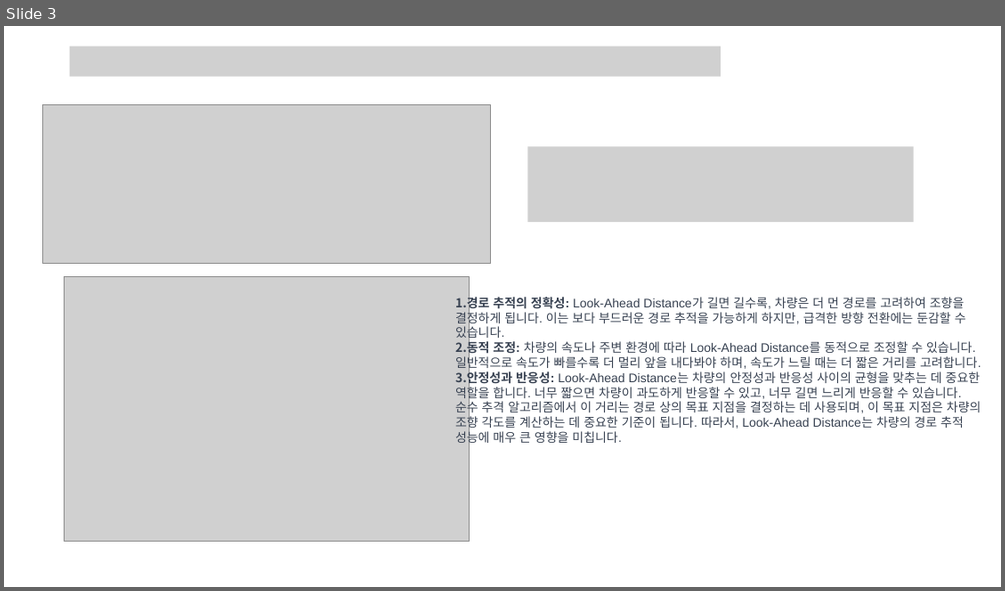
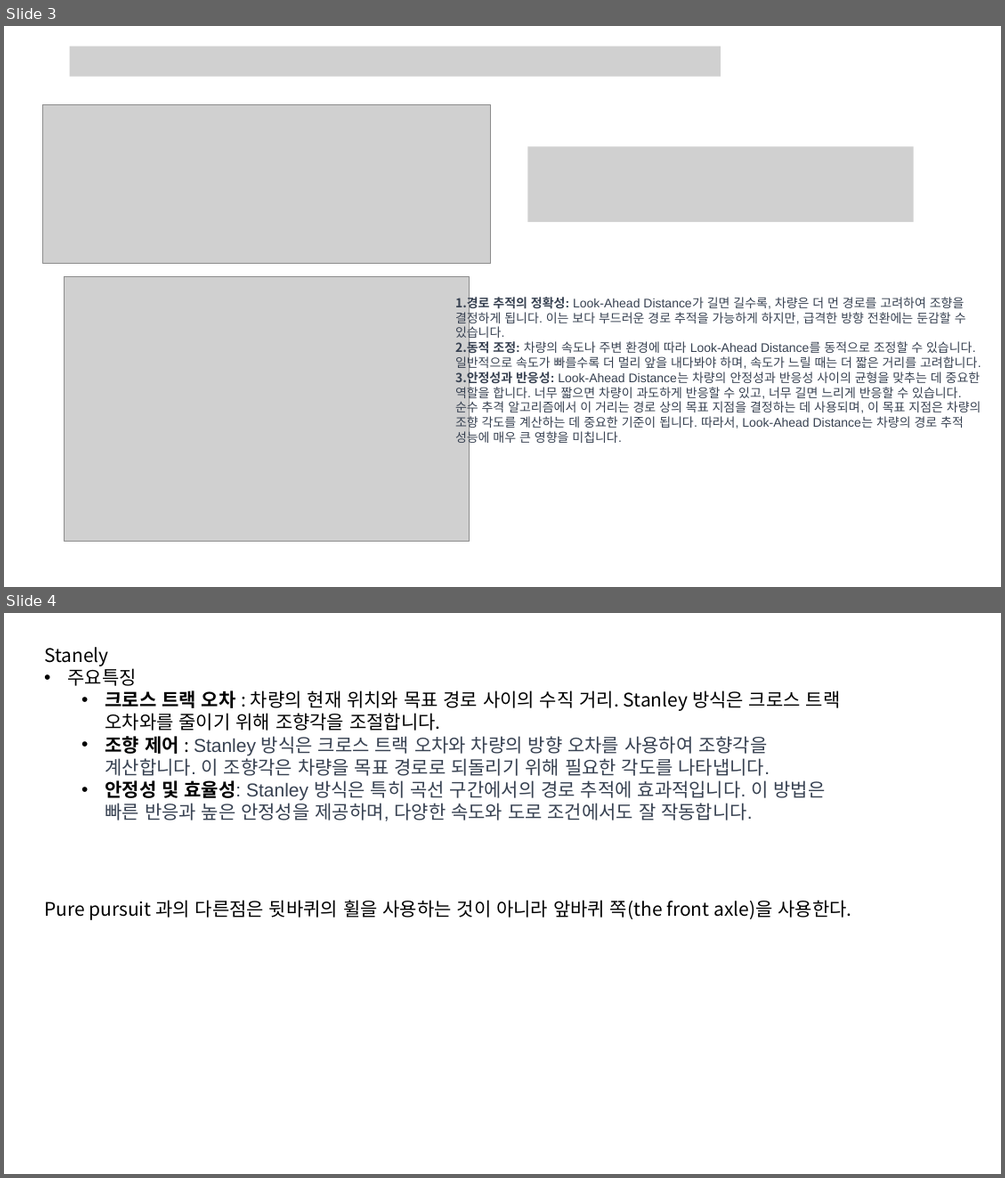
Before and after one commit to PersonalAJH/Little-and-useful-, a slide deck: 바퀴동체의 kinematics/끄적이는pt.pptx. Shown one above the other, each under a label of ours: slide 3 before the commit, slides 3 and 4 after it. The pictures are 1005x591 and 1005x1178 pixels, drawn with LibreOffice and Linux fonts; fonts in the diff are those of the drawing; grey boxes stand for pictures. Boxes give left, top, right and bottom in pixels: in the first picture for what was removed or moved away, otherwise in the second. Text is boxed around its words. In the diff, an @@ line names an element or a change of style, - is before the commit and + after.

Commit message:
stanley 방법

```diff
--- a/바퀴동체의 kinematics/끄적이는pt.pptx
+++ b/바퀴동체의 kinematics/끄적이는pt.pptx
@@ slide 4 added at [4,613,1001,1174], background #FFFFFF @@
@@ text added at [44,647,841,821], 18 pt, text #374151 @@
+Stanely
+• 주요특징
+  • 크로스 트랙 오차 : 차량의 현재 위치와 목표 경로 사이의 수직 거리. Stanley 방식은 크로스 트랙 오차와를 줄이기 위해 조향각을 조절합니다.
+  • 조향 제어 : Stanley 방식은 크로스 트랙 오차와 차량의 방향 오차를 사용하여 조향각을 계산합니다. 이 조향각은 차량을 목표 경로로 되돌리기 위해 필요한 각도를 나타냅니다.
+  • 안정성 및 효율성: Stanley 방식은 특히 곡선 구간에서의 경로 추적에 효과적입니다. 이 방법은 빠른 반응과 높은 안정성을 제공하며, 다양한 속도와 도로 조건에서도 잘 작동합니다.
@@ text added at [44,900,852,920], 18 pt, text #000000 @@
+Pure pursuit 과의 다른점은 뒷바퀴의 휠을 사용하는 것이 아니라 앞바퀴 쪽(the front axle)을 사용한다.
```
Also in this commit, not shown: 1 other slide added.
